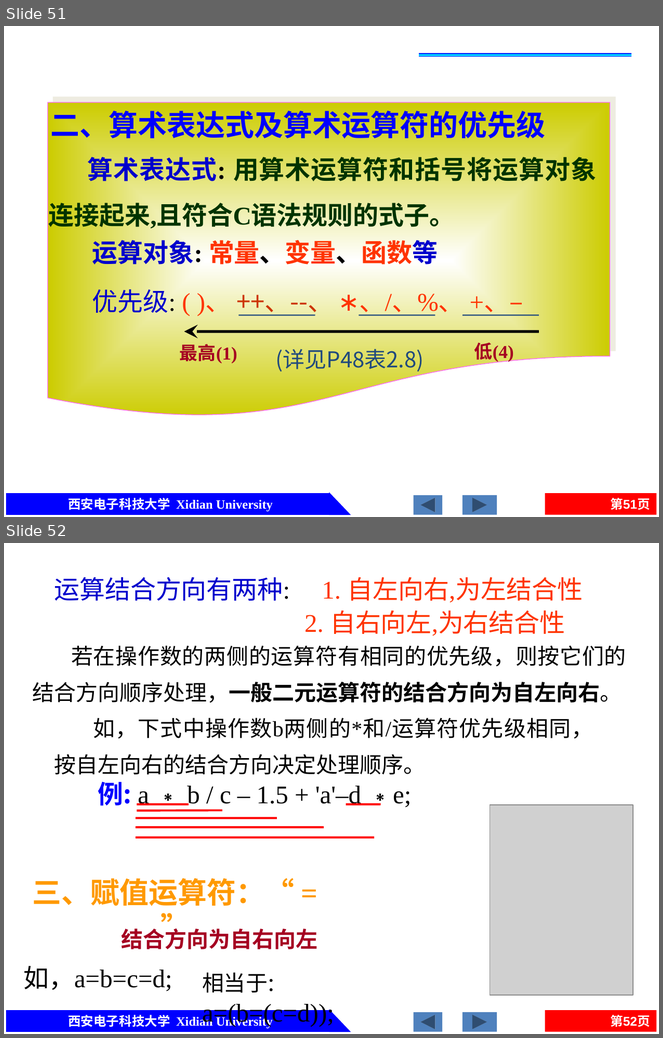
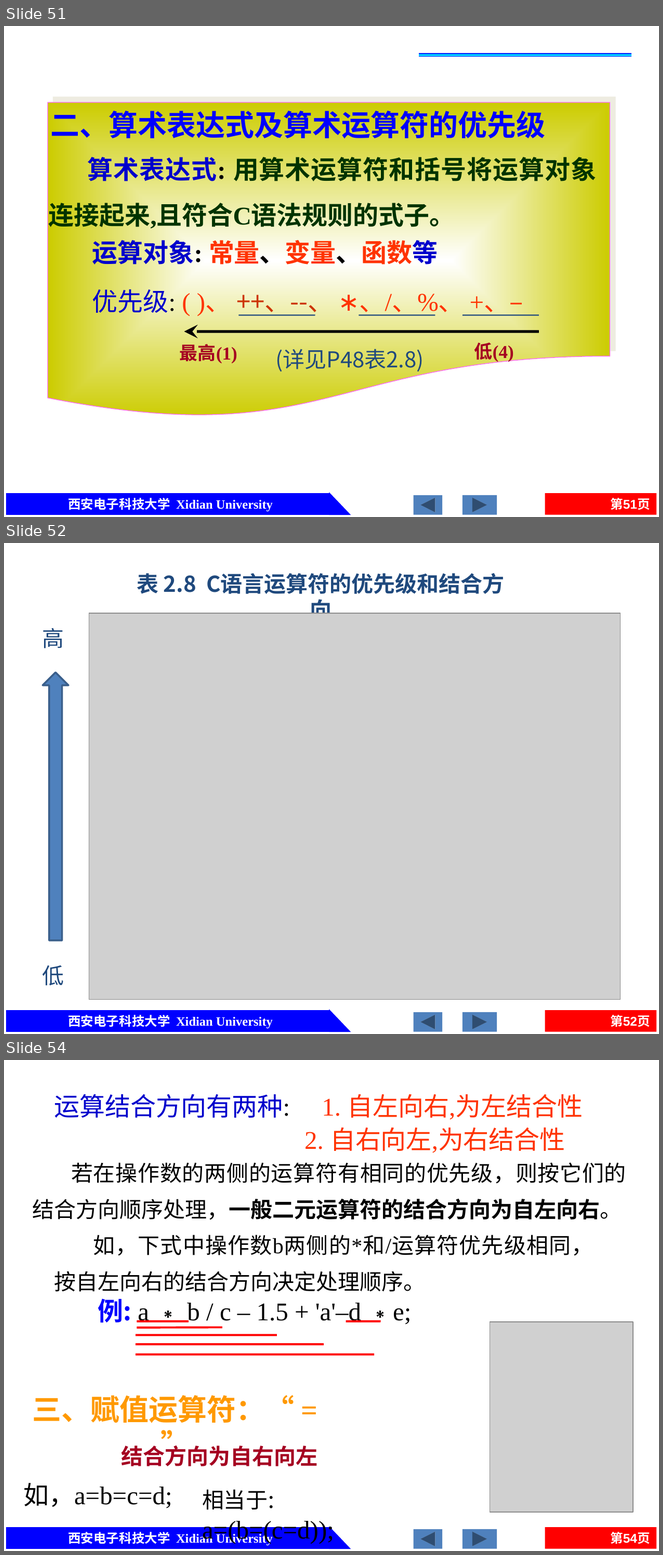
Before and after one commit to jtrfid/C-Repositories, a slide deck: 2016/C语言/课件/第2章 C的基本数据类型及运算.pptx. Shown one above the other, each under a label of ours: slides 51 and 52 before the commit, slides 51, 52 and 54 after it; the slides between them are not shown. The pictures are 663x1038 and 663x1555 pixels, drawn with LibreOffice and Linux fonts; fonts in the diff are those of the drawing; grey boxes stand for pictures. Boxes give left, top, right and bottom in pixels: in the first picture for what was removed or moved away, otherwise in the second. Text is boxed around its words. In the diff, an @@ line names an element or a change of style, - is before the commit and + after.

```diff
--- a/2016/C语言/课件/第2章 C的基本数据类型及运算.pptx
+++ b/2016/C语言/课件/第2章 C的基本数据类型及运算.pptx
@@ slide 52 added at (4,543,659,1034), background #FFFFFF; not listed: 6 template elements that a slide beside it also shows @@
@@ text added at (137,573,196,594), 24 pt, text #1F497D, bold @@
+表 2.8 C语言运算符的优先级和结合方向
@@ picture added at (89,613,621,1000) @@
@@ text added at (42,628,64,649), 24 pt, text #1F497D @@
+高
@@ down arrow added at (42,672,68,941), fill #4F81BD, outline #3A5F8C 2 pt @@
@@ text added at (42,966,64,986), 24 pt, text #1F497D @@
+低
@@ what was slide 52 is now slide 54 @@
@@ page number at (610,1532,650,1545): text changed @@
-第52页
+第54页
```
Also in this commit, not shown: 1 other slide added.
